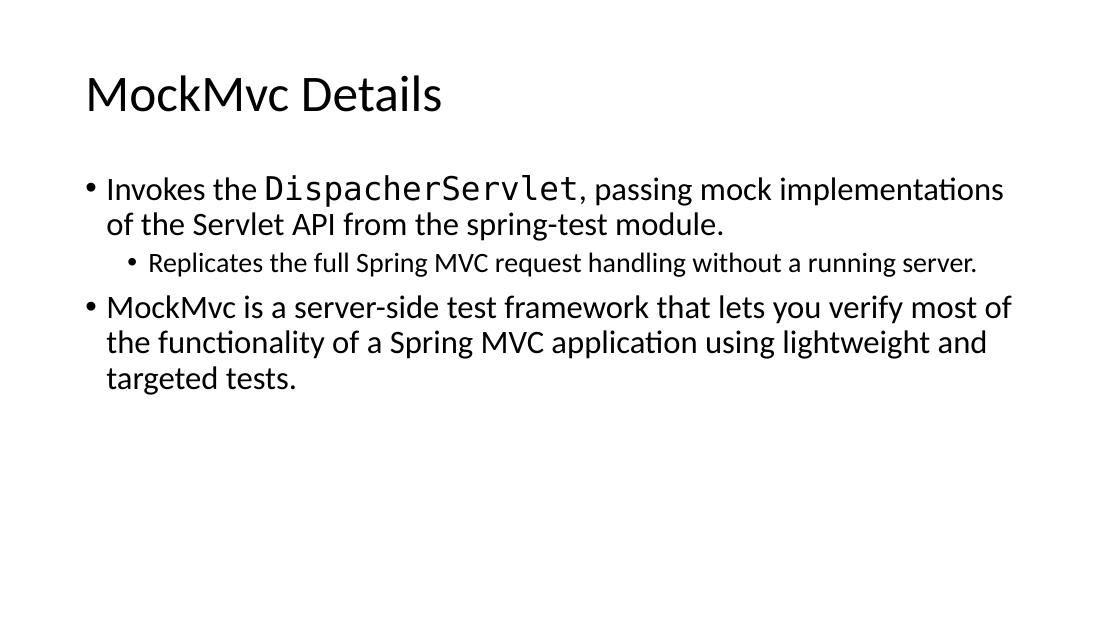
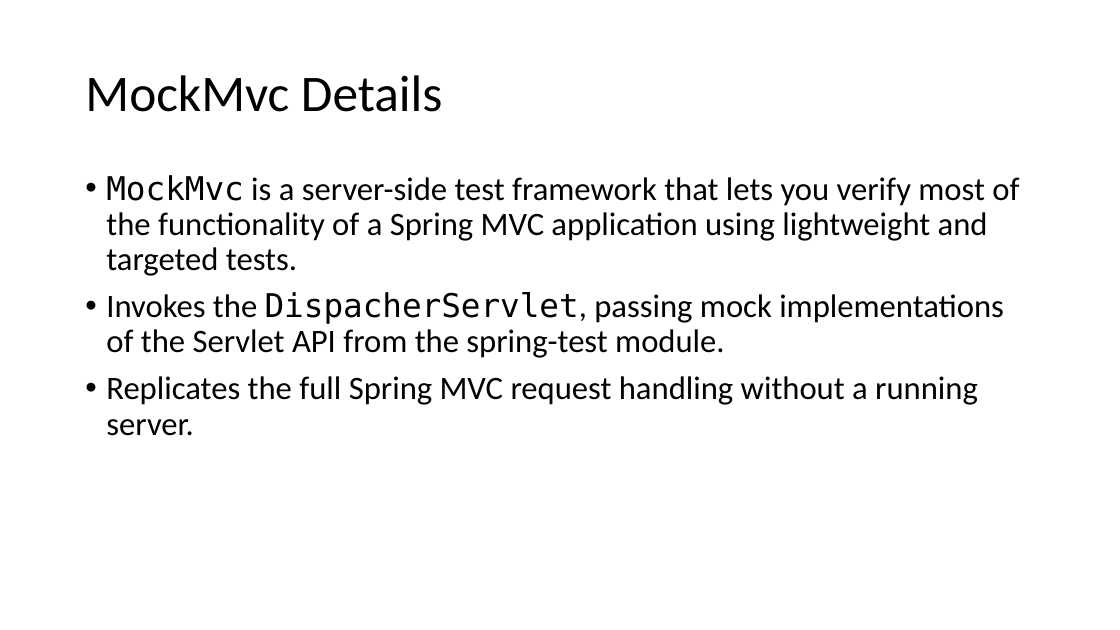
Before and after one commit to cebartling/test-driven, a slide deck: slide 7 of presentations/Introduction to Spring Framework Testing.pptx. Drawn at 1120x630 pixels with LibreOffice and Linux fonts; fonts in the diff are those of the drawing. Boxes give left, top, right and bottom in pixels: in the first picture for what was removed or moved away, otherwise in the second. Text is boxed around its words. In the diff, an @@ line names an element or a change of style, - is before the commit and + after.

Commit message:
Updates to Spring Framework testing support presentation

```diff
--- a/presentations/Introduction to Spring Framework Testing.pptx
+++ b/presentations/Introduction to Spring Framework Testing.pptx
@@ text at [106, 175, 1019, 276]: paragraph added @@
+• MockMvc is a server-side test framework that lets you verify most of the functionality of a Spring MVC application using lightweight and targeted tests.
@@ text at [106, 295, 1012, 395]: paragraph removed @@
-• MockMvc is a server-side test framework that lets you verify most of the functionality of a Spring MVC application using lightweight and targeted tests.
@@ text at [106, 376, 978, 436]: size 24 to 28 pt in "Replicates the full Spring MVC request handling ..."; list level 2 to 1 in "Replicates the full Spring MVC ..." @@
```
Also in this commit, not shown: 3 other slides changed, 5 slides added.
